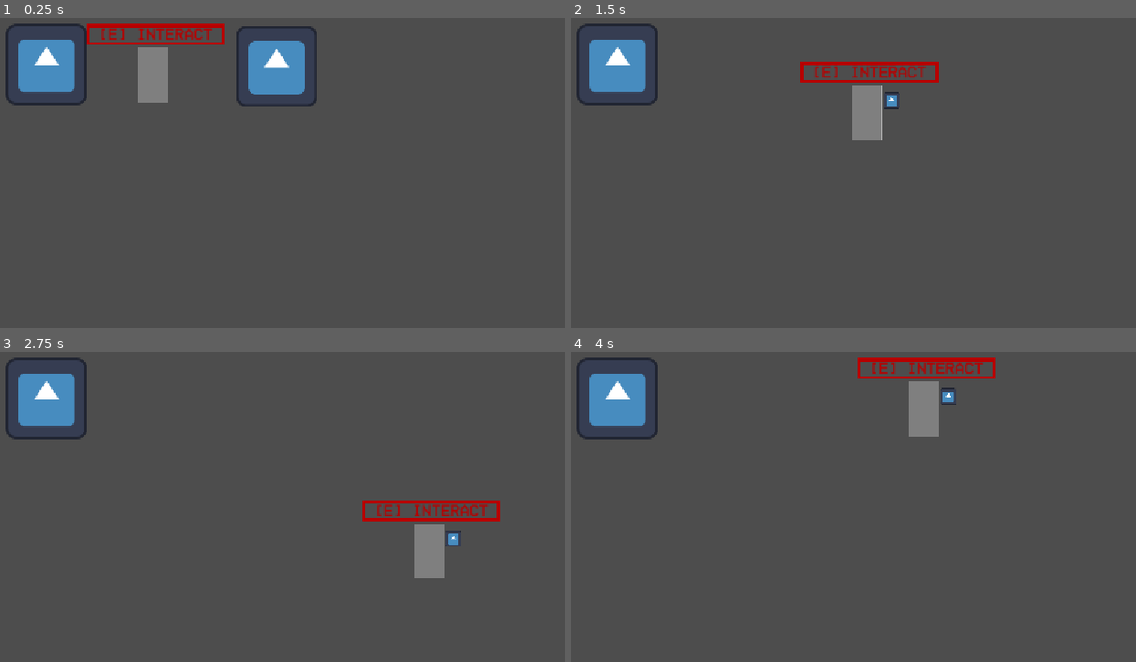
Above: before the commit, frames 1-4 (two rows, left to right).
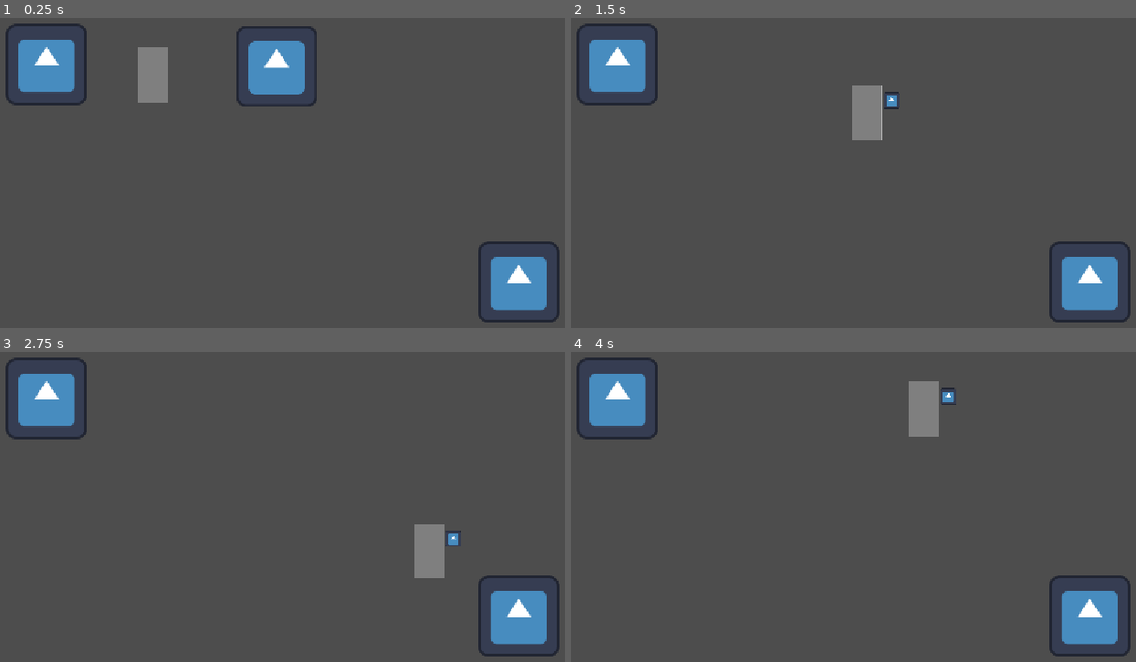
Above: after the commit, the same moments.

Repository: bruttosozial/FoundAndLost
Game: Godot game, scene res://Scenes/interaction_test.tscn
Two runs of this game, one before a commit and one after it. Both use one fixed random seed, a clock stepped at 60 frames per second and the inputs below. This scene is started directly instead of the project's main scene. The engine's default icon, where the game draws it, is replaced by a stand-in: a white triangle on a blue panel in a dark square.
Inputs:
- Up to frame 1 (0.25 s): no input
- Up to frame 2 (1.5 s): tap Enter at 0.5 s; hold Right (ui_right) 0.53-1.28 s; tap E (interact) at 0.6, 1.35 s; hold Down (ui_down) from 1.28 s (still down)
- Up to frame 3 (2.75 s): release Down (ui_down) at 2.03 s; hold Right (ui_right) from 2.03 s (still down); tap E (interact) at 2.1 s
- Up to frame 4 (4 s): release Right (ui_right) at 2.78 s; hold Up (ui_up) 2.78-3.53 s; tap E (interact) at 2.85, 3.6 s; hold Left (ui_left) from 3.53 s (still down)

The runs differ from the first frame. In frame 1, 3.1% of the frame differs, in the area x 15-100%, y 1-99%; in frame 2, 3.1%; in frame 3, 3.1%, in the area x 64-100%, y 47-99%; in frame 4, 3.1%.

Commit message:
UI feedback part 1

Diff:
--- /dev/null
+++ b/Resources/ui_feedback_theme.tres
@@ -0,0 +1,21 @@
+[gd_resource type="Theme" format=3 uid="uid://c06160pbjipuy"]
+
+[ext_resource type="FontFile" uid="uid://cpgcxsfye7i8t" path="res://Assets/Fonts/home-video.regular.otf" id="1_d42ek"]
+
+[sub_resource type="StyleBoxFlat" id="StyleBoxFlat_cq3c8"]
+content_margin_left = 0.0
+content_margin_top = 0.0
+content_margin_right = 0.0
+content_margin_bottom = 0.0
+bg_color = Color(0.101960786, 0.101960786, 0.101960786, 0)
+border_width_left = 5
+border_width_top = 5
+border_width_right = 5
+border_width_bottom = 5
+border_color = Color(0.6901961, 0.84705883, 0, 1)
+corner_detail = 5
+
+[resource]
+PanelContainer/styles/panel = SubResource("StyleBoxFlat_cq3c8")
+RichTextLabel/colors/default_color = Color(0.6901961, 0.84705883, 0, 1)
+RichTextLabel/fonts/normal_font = ExtResource("1_d42ek")
--- a/Scenes/Skelly.tscn
+++ b/Scenes/Skelly.tscn
@@ -4,6 +4,7 @@
 [ext_resource type="Texture2D" uid="uid://bq2c64kuek34o" path="res://Assets/playerBlock.png" id="2_ltsch"]
 [ext_resource type="Texture2D" uid="uid://cbssrmergedy8" path="res://Assets/icon.svg" id="3_yf50s"]
 [ext_resource type="Theme" uid="uid://bo45umqon0p4n" path="res://Resources/footage_deleted.tres" id="4_smh3g"]
+[ext_resource type="Theme" uid="uid://c06160pbjipuy" path="res://Resources/ui_feedback_theme.tres" id="5_4u5wa"]
 
 [sub_resource type="CapsuleShape2D" id="CapsuleShape2D_3mm3k"]
 radius = 20.0
@@ -29,6 +30,7 @@
 texture = ExtResource("3_yf50s")
 
 [node name="InteractionHelp" type="PanelContainer" parent="." unique_id=1894509603]
+visible = false
 offset_left = -108.0
 offset_top = -88.0
 offset_right = 110.0
@@ -49,3 +51,25 @@
 text = "[E] INTERACT"
 horizontal_alignment = 1
 vertical_alignment = 1
+
+[node name="FeedbackHelp" type="PanelContainer" parent="." unique_id=1442202024]
+visible = false
+offset_left = -108.0
+offset_top = 41.0
+offset_right = 110.0
+offset_bottom = 74.0
+theme = ExtResource("5_4u5wa")
+
+[node name="MarginContainer" type="MarginContainer" parent="FeedbackHelp" unique_id=1659417366]
+layout_mode = 2
+theme_override_constants/margin_left = 5
+theme_override_constants/margin_top = 4
+theme_override_constants/margin_right = 5
+theme_override_constants/margin_bottom = 4
+
+[node name="RichTextLabel" type="RichTextLabel" parent="FeedbackHelp/MarginContainer" unique_id=258924067]
+layout_mode = 2
+theme_override_font_sizes/normal_font_size = 25
+text = "Something"
+horizontal_alignment = 1
+vertical_alignment = 1
--- a/Scenes/interaction_test.tscn
+++ b/Scenes/interaction_test.tscn
@@ -1,51 +1,33 @@
 [gd_scene format=3 uid="uid://cf4gnvnyxsg56"]
 
-[ext_resource type="Script" uid="uid://bmit0npi6if2i" path="res://Scripts/Interaction System/interact_item.gd" id="1_0wg47"]
 [ext_resource type="Script" uid="uid://cqwkfip48jcms" path="res://Scripts/Interaction System/interaction_controller.gd" id="1_tudu8"]
-[ext_resource type="Texture2D" uid="uid://cbssrmergedy8" path="res://Assets/icon.svg" id="2_tudu8"]
+[ext_resource type="PackedScene" uid="uid://bgfal12hurkah" path="res://Scenes/item.tscn" id="2_0wg47"]
 [ext_resource type="Resource" uid="uid://dd83h02c8trhs" path="res://Data/Items/cassette_item.tres" id="3_auvmn"]
-[ext_resource type="Script" uid="uid://qm512egymlkw" path="res://Scripts/Interaction System/interact_station.gd" id="3_snvpr"]
+[ext_resource type="PackedScene" uid="uid://lmwovq6lfo6m" path="res://Scenes/station.tscn" id="3_tudu8"]
 [ext_resource type="Resource" uid="uid://cdvqvftetn8f0" path="res://Data/Stations/cassette_player_station.tres" id="6_auvmn"]
+[ext_resource type="Resource" uid="uid://dn4osqfp0ctc7" path="res://Data/Items/floppy_disk_item.tres" id="6_p30wa"]
 [ext_resource type="PackedScene" uid="uid://c5cbhrcednbmc" path="res://Scenes/Skelly.tscn" id="7_auvmn"]
-
-[sub_resource type="RectangleShape2D" id="RectangleShape2D_p30wa"]
-size = Vector2(152, 141)
 
 [node name="Node2D" type="Node2D" unique_id=1525602964]
 
-[node name="InteractionController" type="Node2D" parent="." unique_id=2144833390]
+[node name="InteractionController" type="Node2D" parent="." unique_id=2144833390 node_paths=PackedStringArray("player")]
 script = ExtResource("1_tudu8")
+player = NodePath("../Skell")
 
-[node name="Item" type="Area2D" parent="InteractionController" unique_id=1447200826 node_paths=PackedStringArray("player")]
+[node name="Item" parent="InteractionController" unique_id=2104666413 node_paths=PackedStringArray("player") instance=ExtResource("2_0wg47")]
 position = Vector2(461, 88)
-script = ExtResource("1_0wg47")
 item_res = ExtResource("3_auvmn")
 player = NodePath("../../Skell")
 
-[node name="Sprite2D" type="Sprite2D" parent="InteractionController/Item" unique_id=224642937]
-texture = ExtResource("2_tudu8")
-
-[node name="CollisionShape2D" type="CollisionShape2D" parent="InteractionController/Item" unique_id=1608936820]
-position = Vector2(0, -3)
-shape = SubResource("RectangleShape2D_p30wa")
-
-[node name="Station" type="Area2D" parent="InteractionController" unique_id=299712820 node_paths=PackedStringArray("player")]
+[node name="Station" parent="InteractionController" unique_id=282472610 node_paths=PackedStringArray("player") instance=ExtResource("3_tudu8")]
 position = Vector2(98, 85)
-script = ExtResource("3_snvpr")
 station_res = ExtResource("6_auvmn")
 player = NodePath("../../Skell")
 
-[node name="Sprite2D" type="Sprite2D" parent="InteractionController/Station" unique_id=1484260622]
-texture = ExtResource("2_tudu8")
-
-[node name="CollisionShape2D" type="CollisionShape2D" parent="InteractionController/Station" unique_id=453294423]
-position = Vector2(0, -3)
-shape = SubResource("RectangleShape2D_p30wa")
+[node name="Item2" parent="InteractionController" unique_id=1837394349 node_paths=PackedStringArray("player") instance=ExtResource("2_0wg47")]
+position = Vector2(843, 429)
+item_res = ExtResource("6_p30wa")
+player = NodePath("../../Skell")
 
 [node name="Skell" parent="." unique_id=1846132312 instance=ExtResource("7_auvmn")]
 position = Vector2(269, 109)
-
-[connection signal="body_entered" from="InteractionController/Item" to="InteractionController/Item" method="_on_body_entered"]
-[connection signal="body_exited" from="InteractionController/Item" to="InteractionController/Item" method="_on_body_exited"]
-[connection signal="body_entered" from="InteractionController/Station" to="InteractionController/Station" method="_on_body_entered"]
-[connection signal="body_exited" from="InteractionController/Station" to="InteractionController/Station" method="_on_body_exited"]
--- /dev/null
+++ b/Scenes/item.tscn
@@ -0,0 +1,20 @@
+[gd_scene format=3 uid="uid://bgfal12hurkah"]
+
+[ext_resource type="Script" uid="uid://bmit0npi6if2i" path="res://Scripts/Interaction System/interact_item.gd" id="1_u06aw"]
+[ext_resource type="Texture2D" uid="uid://cbssrmergedy8" path="res://Assets/icon.svg" id="3_tnst4"]
+
+[sub_resource type="RectangleShape2D" id="RectangleShape2D_p30wa"]
+size = Vector2(152, 141)
+
+[node name="Item" type="Area2D" unique_id=2104666413]
+script = ExtResource("1_u06aw")
+
+[node name="Sprite2D" type="Sprite2D" parent="." unique_id=1042199959]
+texture = ExtResource("3_tnst4")
+
+[node name="CollisionShape2D" type="CollisionShape2D" parent="." unique_id=1290531663]
+position = Vector2(0, -3)
+shape = SubResource("RectangleShape2D_p30wa")
+
+[connection signal="body_entered" from="." to="." method="_on_body_entered"]
+[connection signal="body_exited" from="." to="." method="_on_body_exited"]
--- /dev/null
+++ b/Scenes/station.tscn
@@ -0,0 +1,20 @@
+[gd_scene format=3 uid="uid://lmwovq6lfo6m"]
+
+[ext_resource type="Script" uid="uid://qm512egymlkw" path="res://Scripts/Interaction System/interact_station.gd" id="1_e18ms"]
+[ext_resource type="Texture2D" uid="uid://cbssrmergedy8" path="res://Assets/icon.svg" id="3_ovdsu"]
+
+[sub_resource type="RectangleShape2D" id="RectangleShape2D_p30wa"]
+size = Vector2(152, 141)
+
+[node name="Station" type="Area2D" unique_id=282472610]
+script = ExtResource("1_e18ms")
+
+[node name="Sprite2D" type="Sprite2D" parent="." unique_id=997017612]
+texture = ExtResource("3_ovdsu")
+
+[node name="CollisionShape2D" type="CollisionShape2D" parent="." unique_id=795924382]
+position = Vector2(0, -3)
+shape = SubResource("RectangleShape2D_p30wa")
+
+[connection signal="body_entered" from="." to="." method="_on_body_entered"]
+[connection signal="body_exited" from="." to="." method="_on_body_exited"]
--- a/Scripts/Interaction System/interact_station.gd
+++ b/Scripts/Interaction System/interact_station.gd
@@ -3,6 +3,9 @@
 
 @export var station_res : StationResource
 @export var player : PlayerController
+
+@export var incorrect_item_text = "This doesn't go here..."
+@export var no_item_text = "I have nothing to put here..."
 
 # Called when the node enters the scene tree for the first time.
 func _ready() -> void:
@@ -20,8 +23,6 @@
 			print("Slotted media in!")
 			#TODO show detail view
 		else:
-			print("Incorrect item for station")
-			#TODO show UI feedback
+			player.show_feedback_help(incorrect_item_text)
 	else:
-		print("No item")
-		#TODO show UI feedback
+		player.show_feedback_help(no_item_text)
--- a/Scripts/Interaction System/interaction_controller.gd
+++ b/Scripts/Interaction System/interaction_controller.gd
@@ -1,4 +1,6 @@
 extends Node2D
+
+@export var player : PlayerController
 
 var current_interactable : IInteractable
 
@@ -14,12 +16,9 @@
 		current_interactable.interact()
 
 func on_range_entered(item: IInteractable):
-	print("in range!")
+	player.show_interaction_help()
 	current_interactable = item
 
 func on_range_left():
-	print("out of range!")
+	player.hide_interaction_help()
 	current_interactable = null
-
-func on_item_pickup():
-	pass
--- a/Scripts/skelly.gd
+++ b/Scripts/skelly.gd
@@ -2,6 +2,8 @@
 class_name PlayerController
 
 @onready var item_sprite = $ItemSprite2D
+@onready var interaction_help = $InteractionHelp
+@onready var feedback_help = $FeedbackHelp
 
 var speed = 300
 var current_item : ItemResource
@@ -24,3 +26,17 @@
 	current_item = null
 	item_sprite.texture = null
 	item_sprite.visible = false
+
+func show_interaction_help():
+	interaction_help.visible = true
+
+func hide_interaction_help():
+	interaction_help.visible = false
+
+func show_feedback_help(text: String):
+	$FeedbackHelp/MarginContainer/RichTextLabel.text = text
+	feedback_help.visible = true
+
+func hide_feedback_help():
+	$FeedbackHelp/MarginContainer/RichTextLabel.text = ""
+	feedback_help.visible = false
